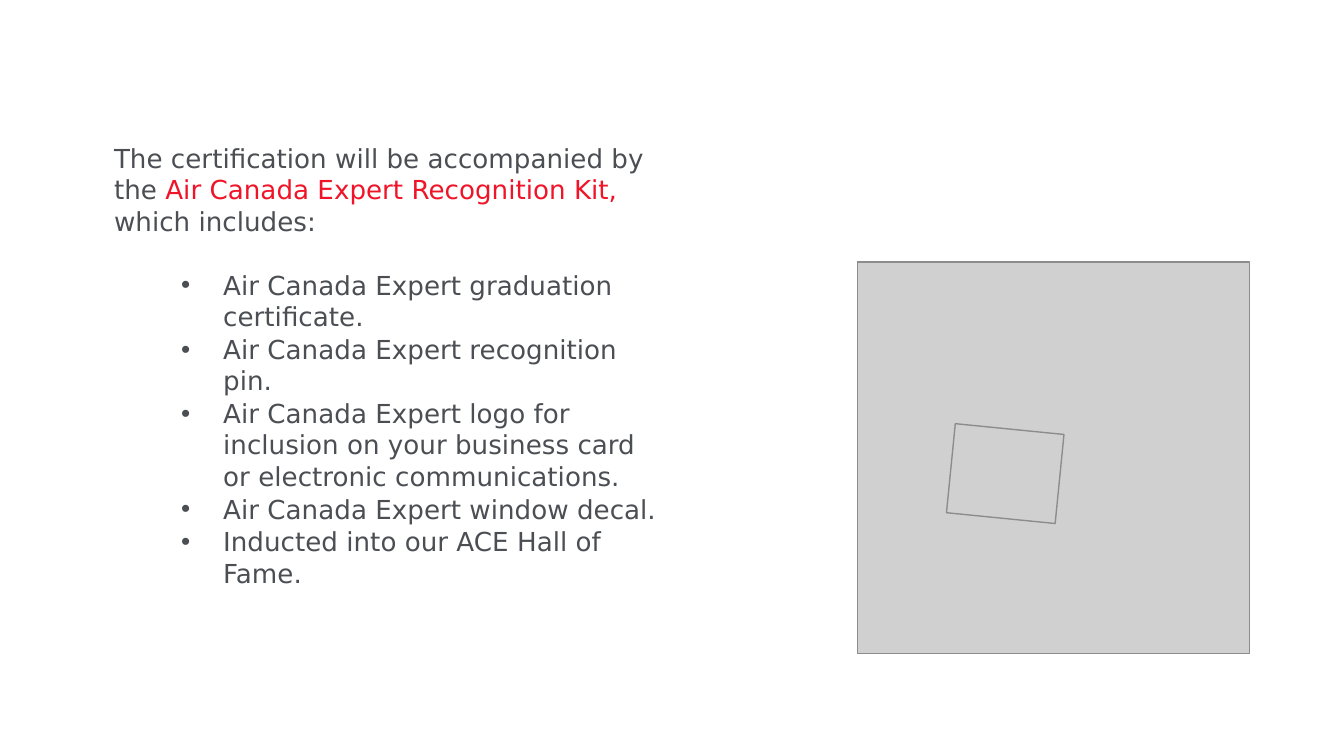
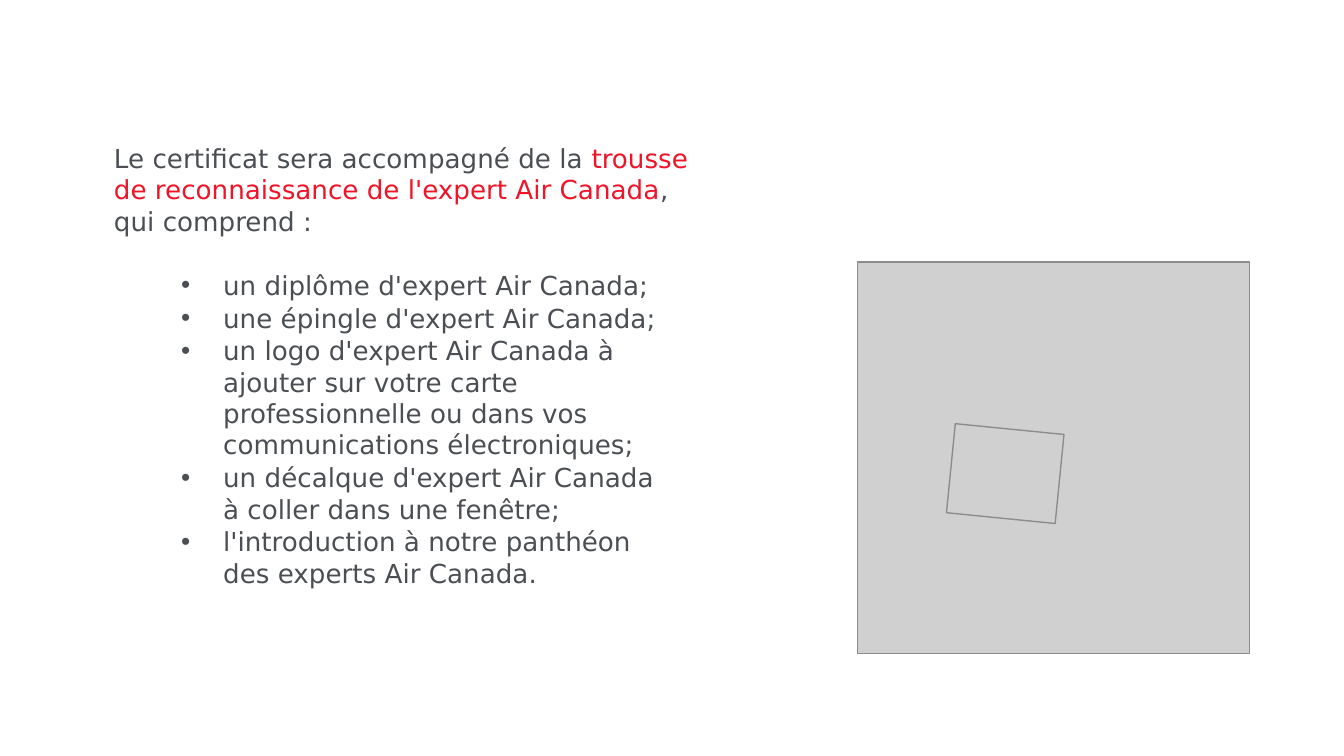
Before and after one commit to epjani/accs, a slide deck: slide 3 of files/poster_text2.pptx. Drawn at 1344x756 pixels with LibreOffice and Linux fonts; fonts in the diff are those of the drawing; grey boxes stand for pictures; background and template pictures are left out. Boxes give left, top, right and bottom in pixels: in the first picture for what was removed or moved away, otherwise in the second. Text is boxed around its words. In the diff, an @@ line names an element or a change of style, - is before the commit and + after.

```diff
--- a/files/poster_text2.pptx
+++ b/files/poster_text2.pptx
@@ text at (114,147,688,588): text changed @@
-The certification will be accompanied by the Air Canada Expert Recognition Kit, which includes:
-  • Air Canada Expert graduation certificate.
-  • Air Canada Expert recognition pin.
-  • Air Canada Expert logo for inclusion on your business card or electronic communications.
-  • Air Canada Expert window decal.
-  • Inducted into our ACE Hall of Fame.
+Le certificat sera accompagné de la trousse de reconnaissance de l'expert Air Canada, qui comprend :
+  • un diplôme d'expert Air Canada;
+  • une épingle d'expert Air Canada;
+  • un logo d'expert Air Canada à ajouter sur votre carte professionnelle ou dans vos communications électroniques;
+  • un décalque d'expert Air Canada
+    à coller dans une fenêtre;
+  • l'introduction à notre panthéon
+    des experts Air Canada.
```
Also in this commit, not shown: 3 other slides changed, 2 slides added, 2 slides removed, 3 other files.
